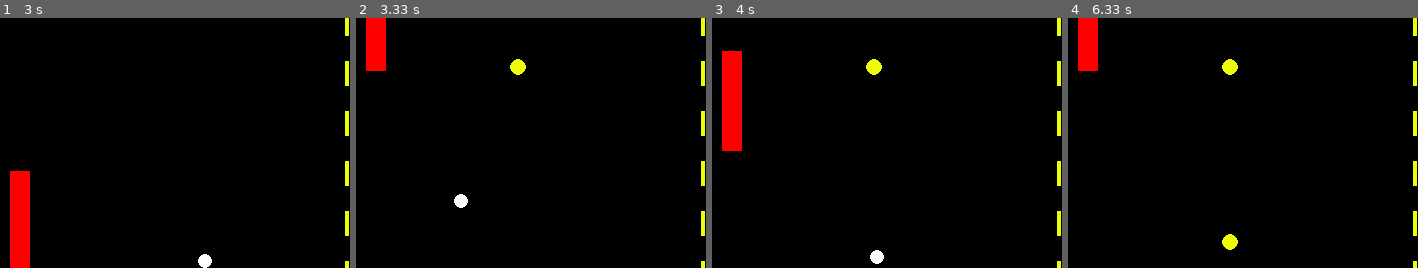
Above: before the commit, frames 1-4 (left to right).
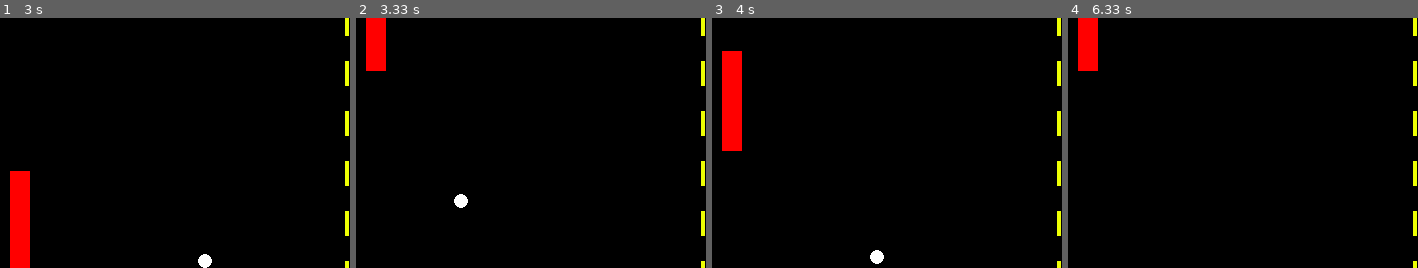
Above: after the commit, the same moments.

Repository: HvnhanH/pygame-pingpongs
Game: pygame game, started from 01-pingpongs/pingpong.py
Two runs of this game, one before a commit and one after it. Both use one fixed random seed, a clock stepped at 60 frames per second and the inputs below.
Inputs (mouse positions are % of the whole screen's width and height, from its top left):
- Up to frame 1 (3 s): click "Play" at 0.38 s; hold Up 0.67-1.13 s; move the mouse to (51, 57) at 0.7 s; hold Down 1.17-1.47 s; hold S 1.17-1.47 s; hold Up 1.5-1.87 s; hold W 1.5-1.87 s; hold Down 1.9-2.27 s; hold S 1.9-2.27 s; hold Up 2.3-2.6 s; hold W 2.3-2.6 s; hold Down 2.63-2.93 s; hold S 2.63-2.93 s; hold Up from 2.97 s (still down); hold W from 2.97 s (still down)
- Up to frame 2 (3.33 s): keep holding Up; keep holding W
- Up to frame 3 (4 s): release Up at 3.33 s; release W at 3.33 s; hold Down 3.37-3.73 s; hold S 3.37-3.73 s; hold Up from 3.77 s (still down); hold W from 3.77 s (still down)
- Up to frame 4 (6.33 s): release Up at 4.07 s; release W at 4.07 s; hold Down 4.1-4.4 s; hold S 4.1-4.4 s; hold Up 4.43-4.8 s; hold W 4.43-4.8 s; hold Down 4.83-5.2 s; hold S 4.83-5.2 s; hold Up 5.23-5.53 s; hold W 5.23-5.53 s; hold Down 5.57-5.87 s; hold S 5.57-5.87 s; hold Up 5.9-6.27 s; hold W 5.9-6.27 s; hold Down from 6.3 s (still down); hold S from 6.3 s (still down)
The pictures show only the part of the screen within x 0-50%, y 43-93%; the shares and areas given below are measured in that part.

Frame 1 is identical in both runs. In frame 2, 0.2% of the frame differs, in the area x 44-49%, y 16-23%; in frame 3, 0.2%; in frame 4, 0.4%, in the area x 44-49%, y 16-93%.

Commit message:
Update pingpong.py

Diff:
--- a/01-pingpongs/pingpong.py
+++ b/01-pingpongs/pingpong.py
@@ -271,7 +271,7 @@
 
             ball.move()
             handle_collision(WIN,ball,left_player,right_player,items,left_score,right_score)
-            if time.time() - last_item_time>3:
+            if time.time() - last_item_time>10:
                 if len(items)<5:
                     items.append(create_item())
                 last_item_time=time.time()
